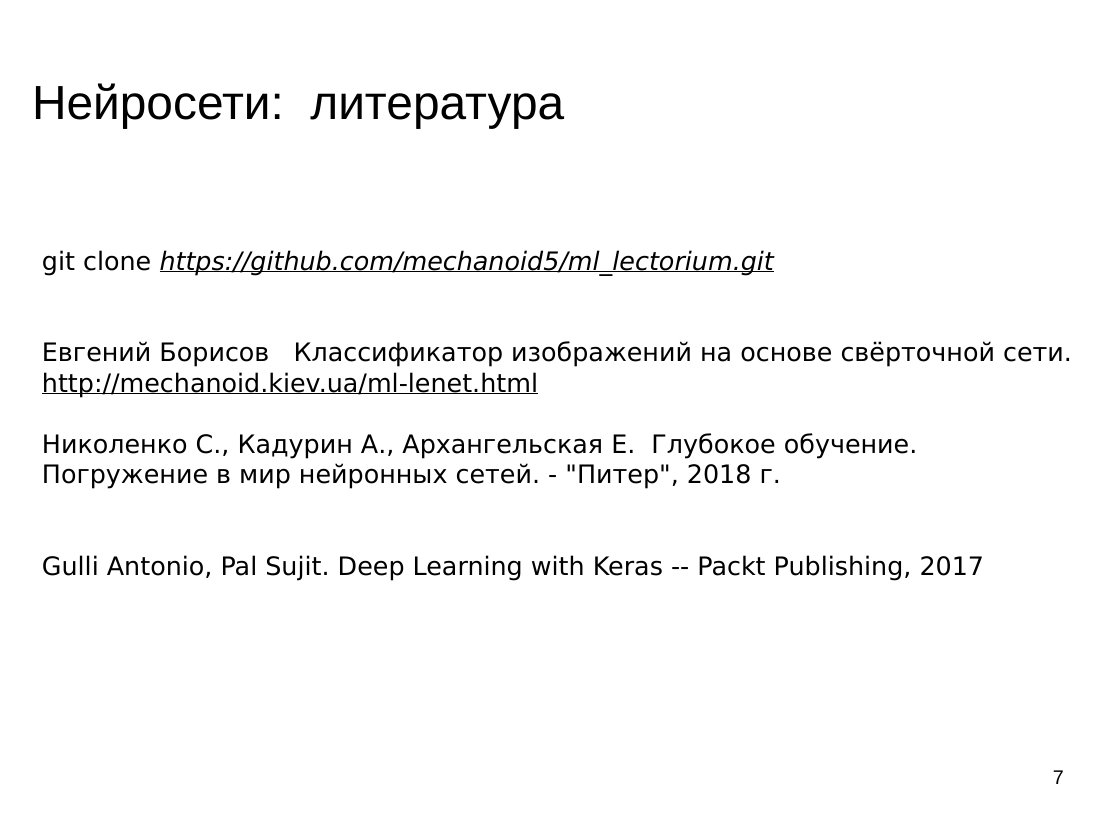
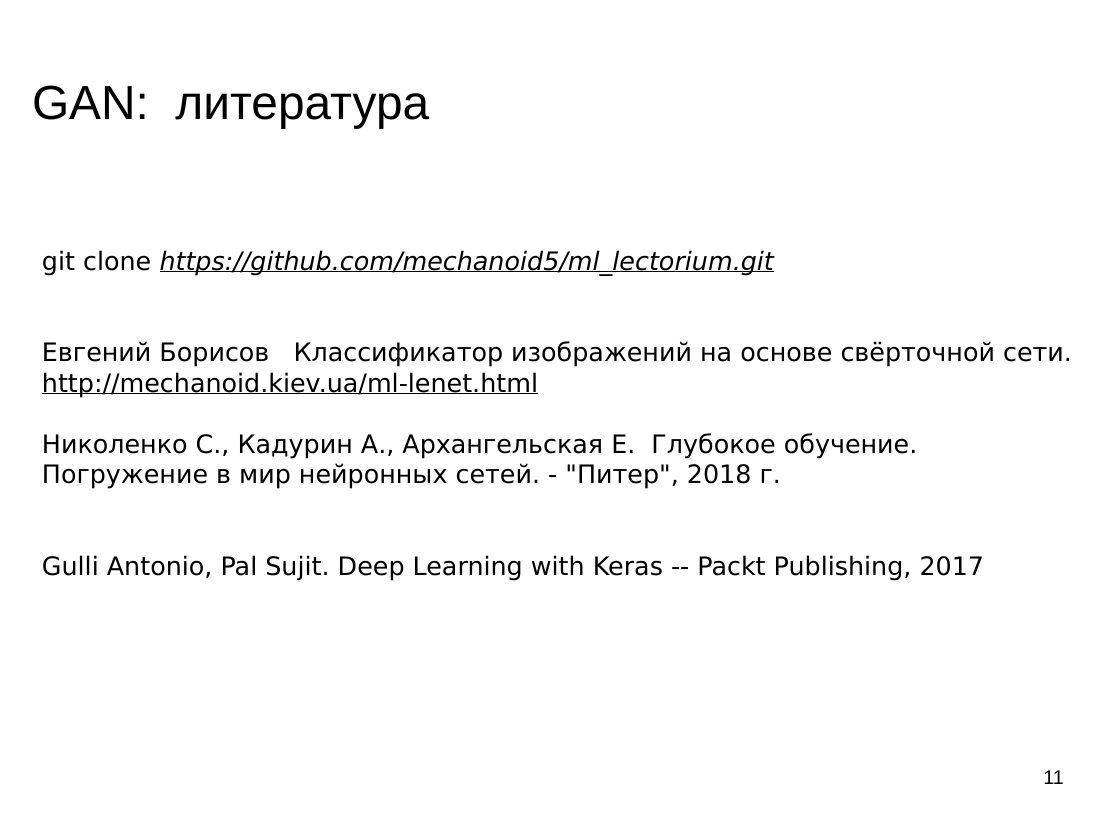
Before and after one commit to mechanoid5/ml_lectorium_legacy, a slide deck: slide 11 of 23-gan.odp (slide 7 before the commit). Drawn at 1120x840 pixels with LibreOffice and Linux fonts; fonts in the diff are those of the drawing; background and template pictures are left out. Boxes give left, top, right and bottom in pixels: in the first picture for what was removed or moved away, otherwise in the second. Text is boxed around its words. In the diff, an @@ line names an element or a change of style, - is before the commit and + after.

```diff
--- a/23-gan.odp
+++ b/23-gan.odp
@@ title at bbox=[32, 85, 429, 129]: text changed @@
-Нейросети: литература
+GAN: литература
@@ page number at bbox=[1043, 770, 1064, 784]: text changed @@
-7
+11
```
Also in this commit, not shown: 2 other slides changed, 4 slides added, 1 other file.
